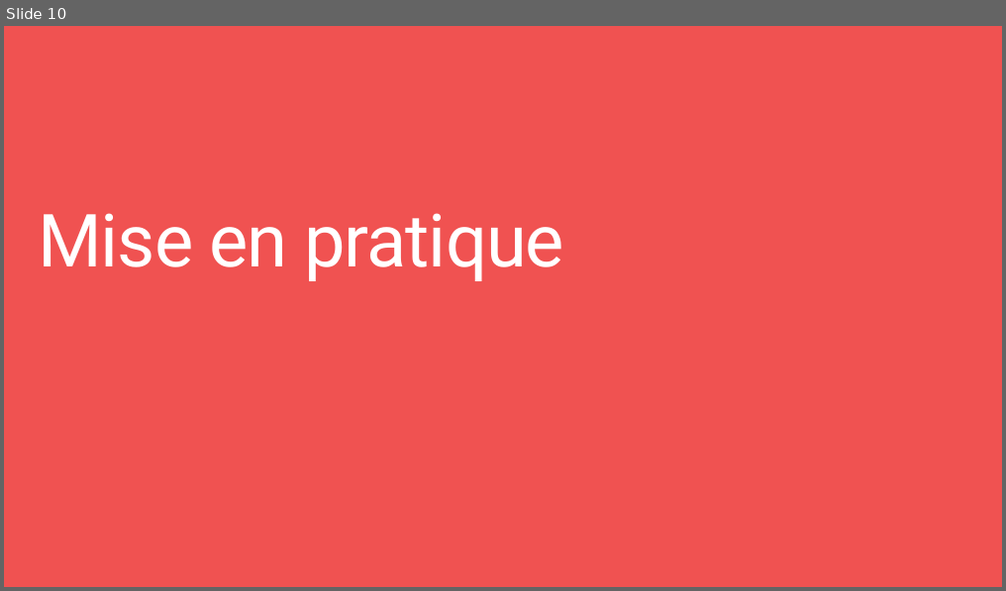
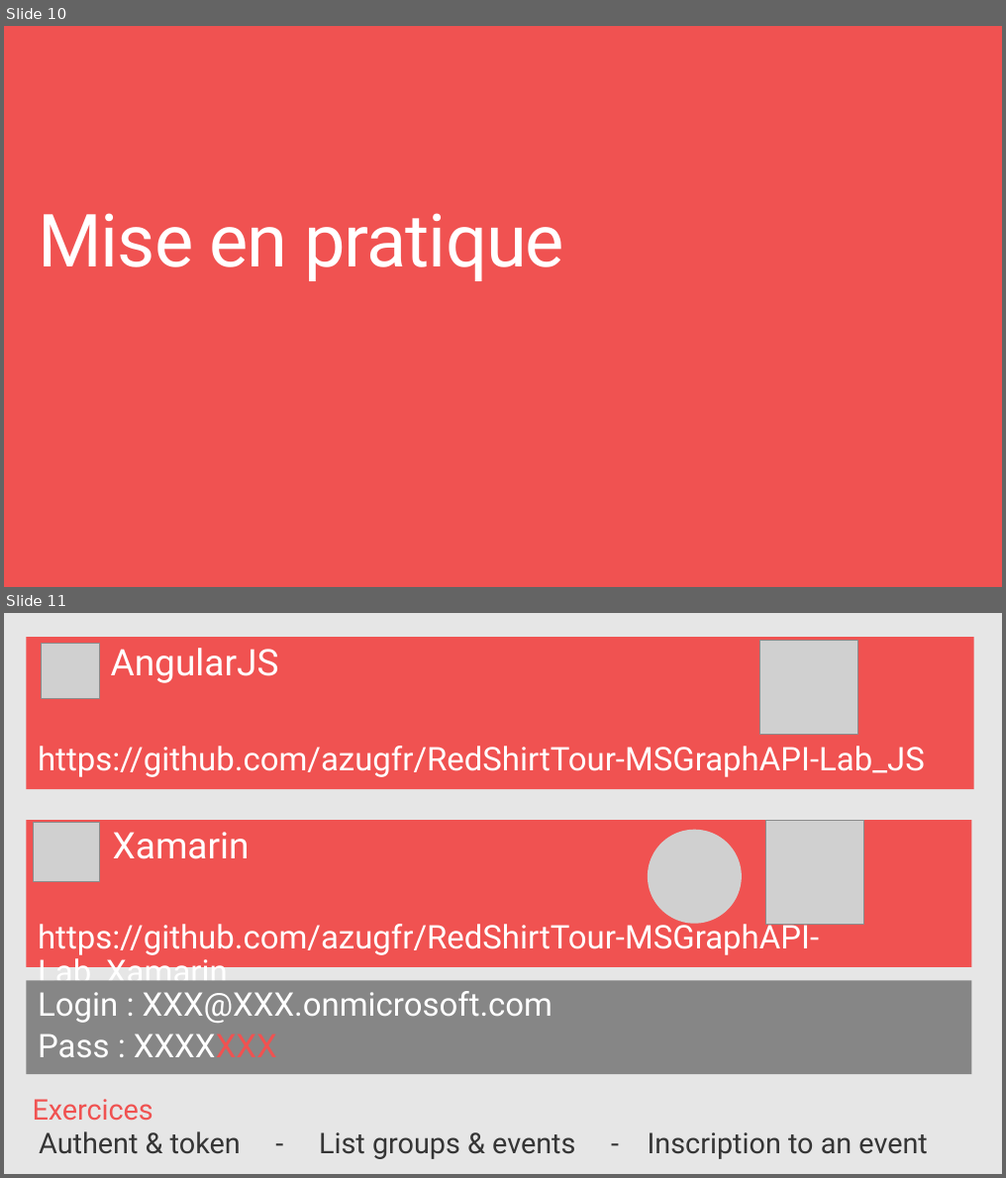
Before and after one commit to azugfr/RedShirtTour-MSGraphAPI-Lab_JS, a slide deck: RedShirtParis2018-HOL-Graph API.PPTX. Shown one above the other, each under a label of ours: slide 10 before the commit, slides 10 and 11 after it. The pictures are 1006x591 and 1006x1178 pixels, drawn with LibreOffice and Linux fonts; fonts in the diff are those of the drawing; grey boxes stand for pictures; background and template pictures are left out. Boxes give left, top, right and bottom in pixels: in the first picture for what was removed or moved away, otherwise in the second. Text is boxed around its words. In the diff, an @@ line names an element or a change of style, - is before the commit and + after.

Commit message:
Add files via upload
Mise à jour du support de présentation tel que présenté en session (sans mdp et login)

```diff
--- a/RedShirtParis2018-HOL-Graph API.PPTX
+++ b/RedShirtParis2018-HOL-Graph API.PPTX
@@ slide 11 added at box(4, 613, 1002, 1174), background #E6E6E6 @@
@@ text added at box(26, 637, 974, 789), fill #F05251, 32 pt, text #FFFFFF @@
+AngularJS
+https://github.com/azugfr/RedShirtTour-MSGraphAPI-Lab_JS
@@ picture added at box(759, 640, 858, 734) @@
@@ picture added at box(42, 643, 100, 698) @@
@@ rectangle added at box(26, 820, 972, 967), fill #F05251, 32 pt, text #FFFFFF @@
+Xamarin
+https://github.com/azugfr/RedShirtTour-MSGraphAPI-Lab_Xamarin
@@ picture added at box(765, 820, 864, 924) @@
@@ picture added at box(34, 822, 99, 881) @@
@@ picture added at box(648, 830, 742, 924) @@
@@ rectangle added at box(26, 980, 972, 1074), fill #868686, 32 pt, text #FFFFFF @@
+Login : XXX@XXX.onmicrosoft.com
+Pass : XXXXXXX
@@ text added at box(33, 1099, 927, 1159), 28 pt, text #353535 @@
+Exercices
+  Authent & token - List groups & events - Inscription to an event
```
Also in this commit, not shown: 2 slides removed.
